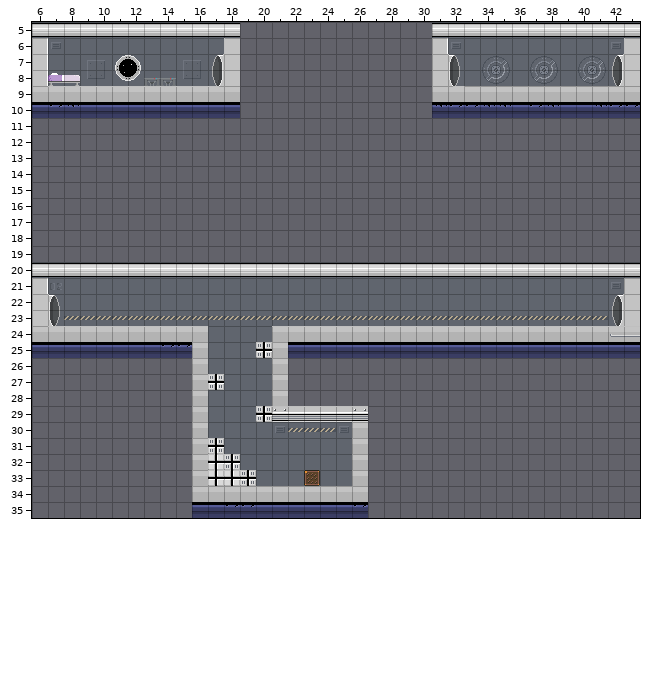
Tiled map (JSON), stored at assets/tilemaps/stage-1.json. The picture above is the old version.
Cells are 16x16 px. Shown: x 6..43, y 5..35.
The same view after the edit:
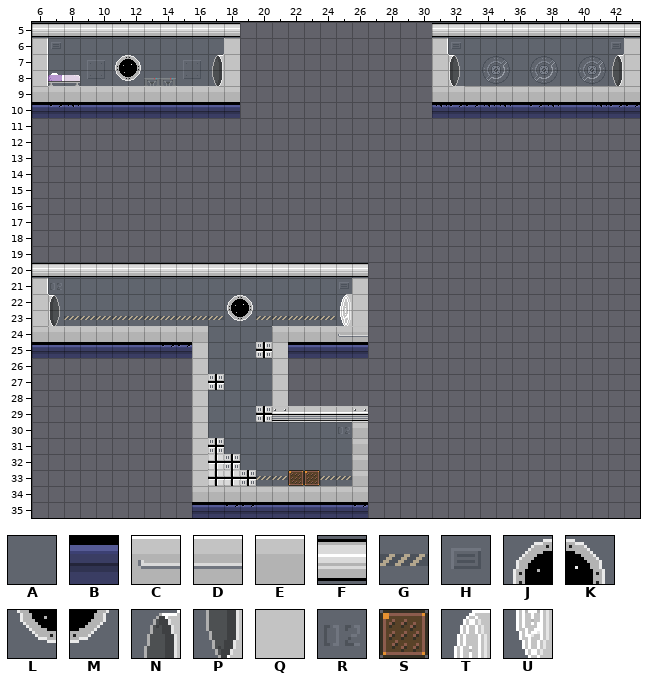
Key: from "interior-1x1-1": A 0, B 1, C 4, D 5, E 8, F 21, G 23, H 24, J 31, K 32, L 33, M 34, N 48, P 49, Q 51, R 59, S 60, T 61, U 62.
_ is an empty cell.
The edit:
{"where": "layer \"Sky\""}
{"y":21,"x":25,"old":"A","new":"H"}
{"y":21,"x":42,"old":"H","new":"_"}
{"y":22,"x":18,"old":"AA","new":"JK"}
{"y":22,"x":25,"old":"A","new":"T"}
{"y":22,"x":42,"old":"N","new":"_"}
{"y":23,"x":18,"old":"GG","new":"LM"}
{"y":23,"x":25,"old":"G","new":"U"}
{"y":23,"x":27,"old":"GGGGGGGGGGGGGGGP","new":"________________"}
{"y":30,"x":21,"old":"HGGGH","new":"AAAAR"}
{"y":33,"x":20,"old":"AAA","new":"GGG"}
{"y":33,"x":24,"old":"AA","new":"GG"}
{"where": "layer \"Platforms\""}
{"y":20,"x":27,"old":"FFFFFFFFFFFFFFFFF","new":"_________________"}
{"y":21,"x":26,"old":"_","new":"Q"}
{"y":21,"x":43,"old":"Q","new":"_"}
{"y":22,"x":26,"old":"_","new":"Q"}
{"y":22,"x":43,"old":"Q","new":"_"}
{"y":23,"x":26,"old":"_","new":"Q"}
{"y":23,"x":43,"old":"Q","new":"_"}
{"y":24,"x":25,"old":"EEEEEEEEEEEEEEEEECD","new":"CD_________________"}
{"y":25,"x":27,"old":"BBBBBBBBBBBBBBBBB","new":"_________________"}
{"y":33,"x":22,"old":"_","new":"S"}
{"label":"changed","picture_box":[336,263,640,358]}
{"label":"changed","picture_box":[224,295,256,321]}
{"label":"changed","picture_box":[275,426,350,434]}
{"label":"changed","picture_box":[256,470,304,486]}
{"label":"changed","picture_box":[320,476,352,480]}
